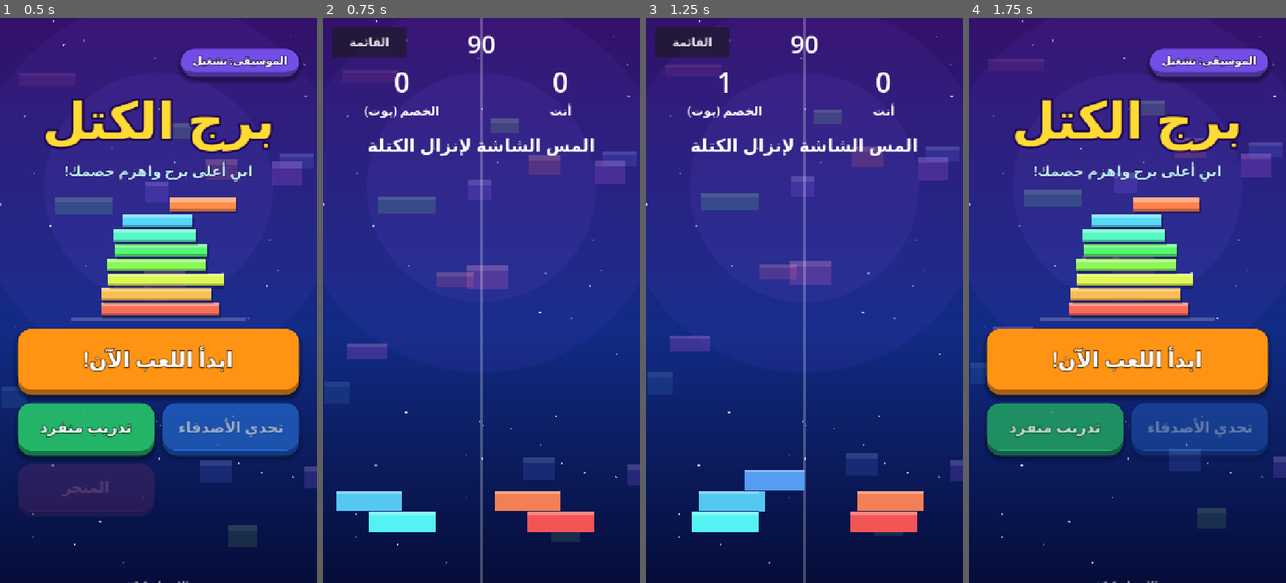
Above: before the commit, frames 1-4 (left to right).
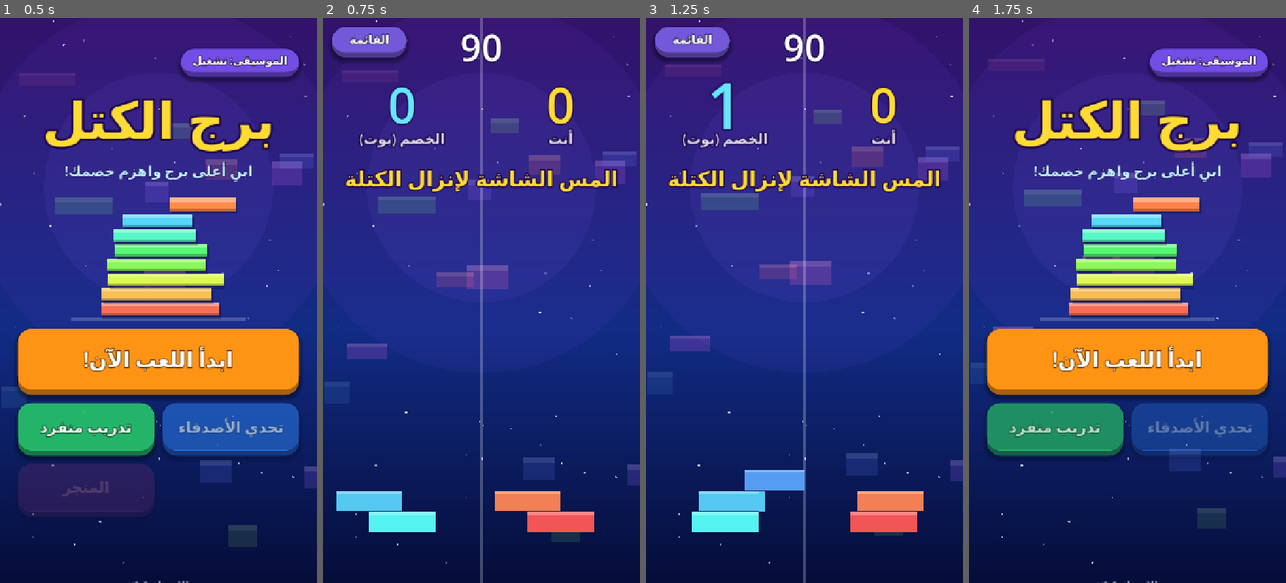
Above: after the commit, the same moments.

Repository: eab71334-web/TowerWars-ios
Game: Godot game, scene res://main_menu.tscn
Two runs of this game, one before a commit and one after it. Both use one fixed random seed, a clock stepped at 60 frames per second and the inputs below.
Inputs:
- Up to frame 1 (0.5 s): no input
- Up to frame 2 (0.75 s): click "تدريب منفرد" at 0.5 s
- Up to frame 3 (1.25 s): no input
- Up to frame 4 (1.75 s): click "القائمة" at 1.25 s

Frame 1 is identical in both runs. In frame 2, 5.8% of the frame differs, in the area x 2-93%, y 1-31%; in frame 3, 5.7%; in frame 4, nothing differs.

Commit message:
Update versus.gd

Diff:
--- a/versus.gd
+++ b/versus.gd
@@ -1,5 +1,6 @@
 extends Node2D
 
+const ResultOverlay = preload("res://result_overlay.gd")
 const W := 720.0
 const TW := 360.0
 const BLOCK_H := 48.0
@@ -8,6 +9,10 @@
 const ROUND_TIME := 90.0
 # صعوبة البوت: 40 سهل، 22 متوسط، 8 صعب
 const BOT_ERR := 22.0
+const GOLD := Color(1.0, 0.86, 0.2)
+const RED := Color(1.0, 0.4, 0.45)
+const ORANGE := Color(1.0, 0.65, 0.2)
+const CYAN := Color(0.4, 0.9, 1.0)
 
 class Tower:
 	var blocks: Array = []
@@ -33,16 +38,18 @@
 var bot: Tower
 var time_left := ROUND_TIME
 var over := false
-var over_t := 0.0
 var msg_t := 0.0
-
+var shake_t := 0.0
+var flash := 0.0
+var last_sec := -1
+
+var ui: CanvasLayer
 var timer_label: Label
 var bot_score: Label
 var player_score: Label
 var msg_label: Label
 
 func _ready() -> void:
-	RenderingServer.set_default_clear_color(Color(0.05, 0.1, 0.25))
 	vh = get_viewport_rect().size.y
 	base_y = vh - 160.0
 
@@ -53,46 +60,37 @@
 	bot.ox = 0.0
 	bot.hue = 0.5
 
-	var ui := CanvasLayer.new()
+	ui = CanvasLayer.new()
 	add_child(ui)
-
-	timer_label = _label(ui, 0.0, 20.0, W, 56)
-	bot_score = _label(ui, 0.0, 100.0, TW, 64)
-	player_score = _label(ui, TW, 100.0, TW, 64)
-	var bn := _label(ui, 0.0, 190.0, TW, 28)
-	bn.text = "الخصم (بوت)"
-	var pn := _label(ui, TW, 190.0, TW, 28)
-	pn.text = "أنت"
-	msg_label = _label(ui, 0.0, 260.0, W, 40)
-
-	var back := Button.new()
-	back.text = "القائمة"
+	timer_label = _hud(0.0, 8.0, W, 84, Color.WHITE)
+	bot_score = _hud(0.0, 120.0, TW, 110, CYAN)
+	player_score = _hud(TW, 120.0, TW, 110, GOLD)
+	_hud(0.0, 250.0, TW, 32, Color(1, 1, 1, 0.85)).text = "الخصم (بوت)"
+	_hud(TW, 250.0, TW, 32, Color(1, 1, 1, 0.85)).text = "أنت"
+	msg_label = _hud(0.0, 330.0, W, 48, Color.WHITE)
+
+	var back := UI.button("القائمة", Color(0.45, 0.35, 0.85), 70, 26)
 	back.position = Vector2(20, 20)
 	back.size = Vector2(170, 70)
-	back.add_theme_font_size_override("font_size", 26)
 	back.pressed.connect(func(): get_tree().change_scene_to_file("res://main_menu.tscn"))
 	ui.add_child(back)
 
-	_reset()
-
-func _label(parent: Node, x: float, y: float, w: float, fs: int) -> Label:
-	var l := Label.new()
-	l.position = Vector2(x, y)
-	l.size = Vector2(w, fs + 40)
-	l.horizontal_alignment = HORIZONTAL_ALIGNMENT_CENTER
-	l.add_theme_font_size_override("font_size", fs)
-	parent.add_child(l)
-	return l
-
-func _reset() -> void:
 	_init_tower(player)
 	_init_tower(bot)
-	time_left = ROUND_TIME
-	over = false
-	over_t = 0.0
-	msg_label.size.y = 80.0
-	_say("المس الشاشة لإنزال الكتلة", 2.5)
+	_say("المس الشاشة لإنزال الكتلة", 2.5, GOLD)
 	_update_ui()
+
+func _hud(x: float, y: float, w: float, fs: int, color: Color) -> Label:
+	var l := UI.label("", fs, color, 12)
+	l.position = Vector2(x, y)
+	l.size = Vector2(w, fs + 30)
+	ui.add_child(l)
+	return l
+
+func _pop(l: Label) -> void:
+	l.pivot_offset = l.size / 2.0
+	l.scale = Vector2(1.35, 1.35)
+	create_tween().tween_property(l, "scale", Vector2.ONE, 0.2)
 
 func _init_tower(t: Tower) -> void:
 	t.blocks.clear()
@@ -134,15 +132,37 @@
 		s *= 1.5
 	return s
 
-func _say(text: String, secs: float) -> void:
+func _say(text: String, secs: float, color: Color = Color.WHITE) -> void:
 	msg_label.text = text
+	msg_label.add_theme_color_override("font_color", color)
 	msg_t = secs
 
+func _hit_fx() -> void:
+	shake_t = 0.45
+	flash = 1.0
+	Sfx.hit()
+	Input.vibrate_handheld(200)
+
 func _update_ui() -> void:
-	player_score.text = str(player.score)
-	bot_score.text = str(bot.score)
+	var ps := str(player.score)
+	if player_score.text != ps:
+		player_score.text = ps
+		_pop(player_score)
+	var bs := str(bot.score)
+	if bot_score.text != bs:
+		bot_score.text = bs
+		_pop(bot_score)
 
 func _process(delta: float) -> void:
+	if shake_t > 0.0:
+		shake_t -= delta
+		var k := clampf(shake_t / 0.45, 0.0, 1.0)
+		position = Vector2(randf_range(-12.0, 12.0), randf_range(-8.0, 8.0)) * k
+	else:
+		position = Vector2.ZERO
+	if flash > 0.0:
+		flash = maxf(0.0, flash - delta * 2.5)
+
 	if not over:
 		time_left -= delta
 		var prev := bot.cur_x
@@ -151,11 +171,16 @@
 		if not over and not bot.dead and bot.age > 0.5:
 			if (prev - bot.target) * (bot.cur_x - bot.target) <= 0.0:
 				_drop(bot, player)
-		if not over and time_left <= 0.0:
-			time_left = 0.0
-			_time_up()
-	else:
-		over_t += delta
+		_check_end()
+
+		var secs := int(ceil(maxf(time_left, 0.0)))
+		timer_label.text = str(secs)
+		timer_label.add_theme_color_override("font_color", RED if secs <= 10 else Color.WHITE)
+		if secs != last_sec:
+			last_sec = secs
+			if secs <= 5 and secs > 0:
+				Sfx.click()
+				_pop(timer_label)
 
 	_anim(player, delta)
 	_anim(bot, delta)
@@ -164,8 +189,6 @@
 		msg_t -= delta
 		if msg_t <= 0.0 and not over:
 			msg_label.text = ""
-
-	timer_label.text = str(int(ceil(time_left)))
 	queue_redraw()
 
 func _move(t: Tower, delta: float) -> void:
@@ -192,10 +215,7 @@
 
 func _unhandled_input(event: InputEvent) -> void:
 	if event is InputEventMouseButton and event.pressed:
-		if over:
-			if over_t > 0.6:
-				_reset()
-		elif not player.dead:
+		if not over and not player.dead:
 			_drop(player, bot)
 
 func _spawn_fall(t: Tower, x: float, y: float, w: float, c: Color) -> void:
@@ -203,6 +223,7 @@
 		t.falling.append({"x": x, "y": y, "w": w, "vy": 0.0, "c": c})
 
 func _drop(t: Tower, o: Tower) -> void:
+	var is_player := t == player
 	var top: Dictionary = t.blocks.back()
 	var y := base_y - t.blocks.size() * BLOCK_H
 	var col := _color(t, t.blocks.size())
@@ -213,7 +234,12 @@
 	if ow <= 0.0:
 		_spawn_fall(t, t.cur_x, y, t.cur_w, col)
 		t.dead = true
-		_finish(t)
+		if is_player:
+			Sfx.hit()
+			_say("سقط برجك!", 2.0, RED)
+		else:
+			_say("سقط برج الخصم!", 2.0, GOLD)
+		_check_end()
 		return
 
 	var nx := left
@@ -229,14 +255,20 @@
 			nx -= (grown - nw) / 2.0
 			nw = grown
 			nx = clampf(nx, 0.0, TW - nw)
+		if is_player:
+			Sfx.perfect()
+			_say("مضبوط! x%d" % t.combo, 0.9, GOLD)
 		if t.combo % 3 == 0:
 			o.attack += 1
-			if t == player:
-				_say("هجوم على الخصم!", 1.2)
+			if is_player:
+				_say("هجوم على الخصم!", 1.3, ORANGE)
 			else:
-				_say("الخصم هاجمك!", 1.2)
+				_hit_fx()
+				_say("الخصم هاجمك!", 1.3, RED)
 	else:
 		t.combo = 0
+		if is_player:
+			Sfx.drop()
 		if t.cur_x < top.x:
 			_spawn_fall(t, t.cur_x, y, left - t.cur_x, col)
 		else:
@@ -247,38 +279,62 @@
 	_spawn(t, nw)
 	_update_ui()
 
-func _finish(loser: Tower) -> void:
-	if loser == bot:
-		_end("فزت!")
-	else:
-		_end("خسرت")
-
-func _time_up() -> void:
+func _check_end() -> void:
+	if over:
+		return
+	if time_left <= 0.0:
+		_finish_by_score("انتهى الوقت")
+	elif player.dead and bot.dead:
+		_finish_by_score("سقط البرجان")
+	elif bot.dead and player.score > bot.score:
+		_end(1, "سقط برج الخصم")
+	elif player.dead and bot.score > player.score:
+		_end(-1, "سقط برجك")
+
+func _finish_by_score(reason: String) -> void:
 	if player.score > bot.score:
-		_end("انتهى الوقت: فزت!")
+		_end(1, reason)
 	elif player.score < bot.score:
-		_end("انتهى الوقت: خسرت")
-	else:
-		_end("تعادل")
-
-func _end(title: String) -> void:
+		_end(-1, reason)
+	else:
+		_end(0, reason)
+
+func _end(result: int, reason: String) -> void:
+	if over:
+		return
 	over = true
-	over_t = 0.0
 	msg_t = 0.0
-	msg_label.size.y = 240.0
-	msg_label.text = "%s\nأنت: %d | الخصم: %d\nالمس للإعادة" % [title, player.score, bot.score]
+	msg_label.text = ""
+	var title := "تعادل"
+	var col := CYAN
+	if result > 0:
+		title = "فزت!"
+		col = GOLD
+		Sfx.win()
+	elif result < 0:
+		title = "خسرت"
+		col = RED
+		Sfx.lose()
+	else:
+		Sfx.click()
+	var ov := ResultOverlay.new()
+	add_child(ov)
+	ov.build(title, reason, col, player.score, bot.score, "البوت", "العب مرة ثانية")
+	ov.again_pressed.connect(func(): get_tree().reload_current_scene())
+	ov.menu_pressed.connect(func(): get_tree().change_scene_to_file("res://main_menu.tscn"))
 
 func _draw() -> void:
 	draw_line(Vector2(TW, 0), Vector2(TW, vh), Color(1, 1, 1, 0.25), 3.0)
 	_draw_tower(player)
 	_draw_tower(bot)
+	if flash > 0.0:
+		draw_rect(Rect2(-40, -40, W + 80, vh + 80), Color(1.0, 0.1, 0.1, flash * 0.3))
 
 func _draw_tower(t: Tower) -> void:
 	var sx := 0.0
 	if t.shake > 0.0:
 		sx = randf_range(-6.0, 6.0)
 	var ox := t.ox + sx
-
 	for i in t.blocks.size():
 		var b: Dictionary = t.blocks[i]
 		var y := base_y - i * BLOCK_H + t.cam
@@ -286,10 +342,8 @@
 			continue
 		draw_rect(Rect2(ox + b.x, y, b.w, BLOCK_H - 3.0), b.c)
 		draw_rect(Rect2(ox + b.x, y, b.w, 6.0), b.c.lightened(0.3))
-
 	for p in t.falling:
 		draw_rect(Rect2(ox + p.x, p.y + t.cam, p.w, BLOCK_H - 3.0), p.c)
-
 	if not t.dead and not over:
 		var y2 := base_y - t.blocks.size() * BLOCK_H + t.cam
 		var c := _color(t, t.blocks.size())
